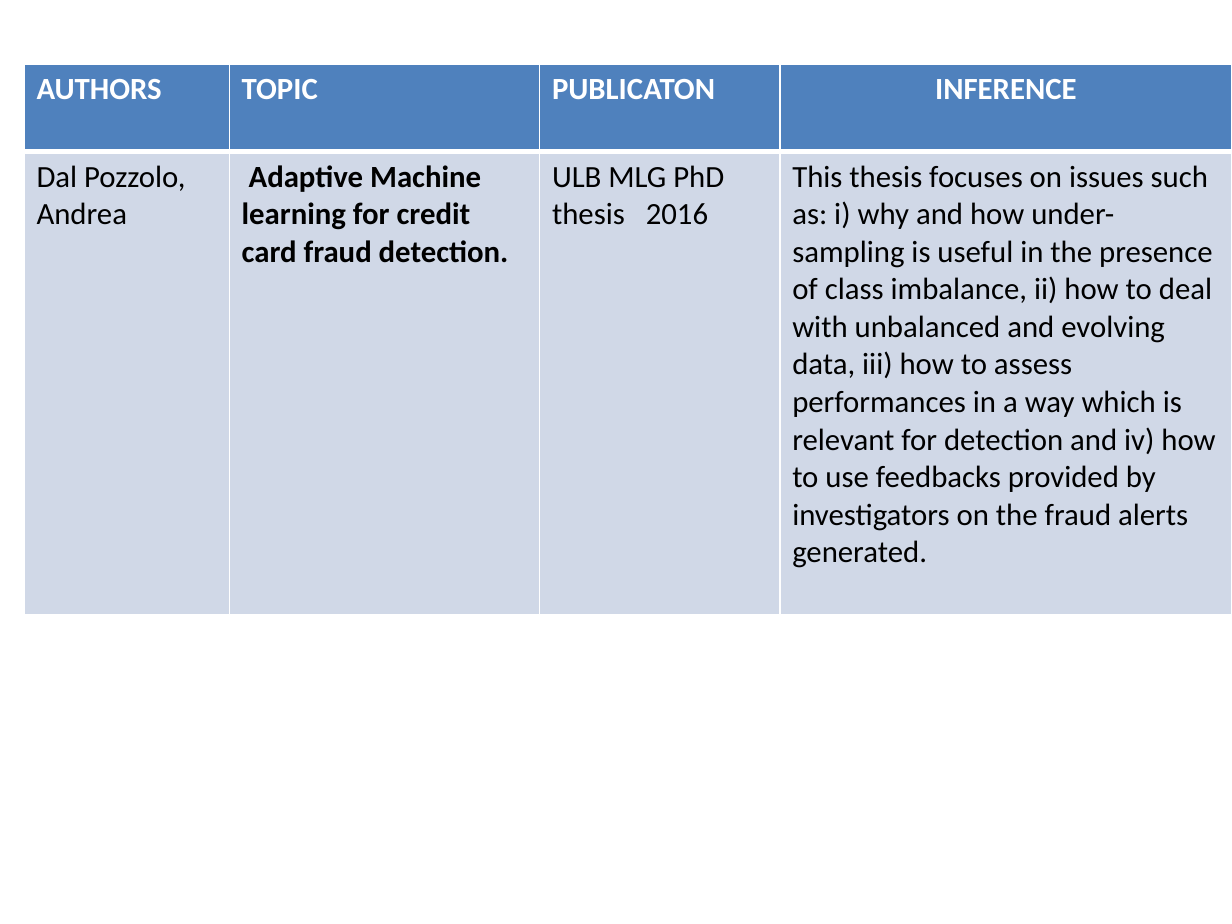
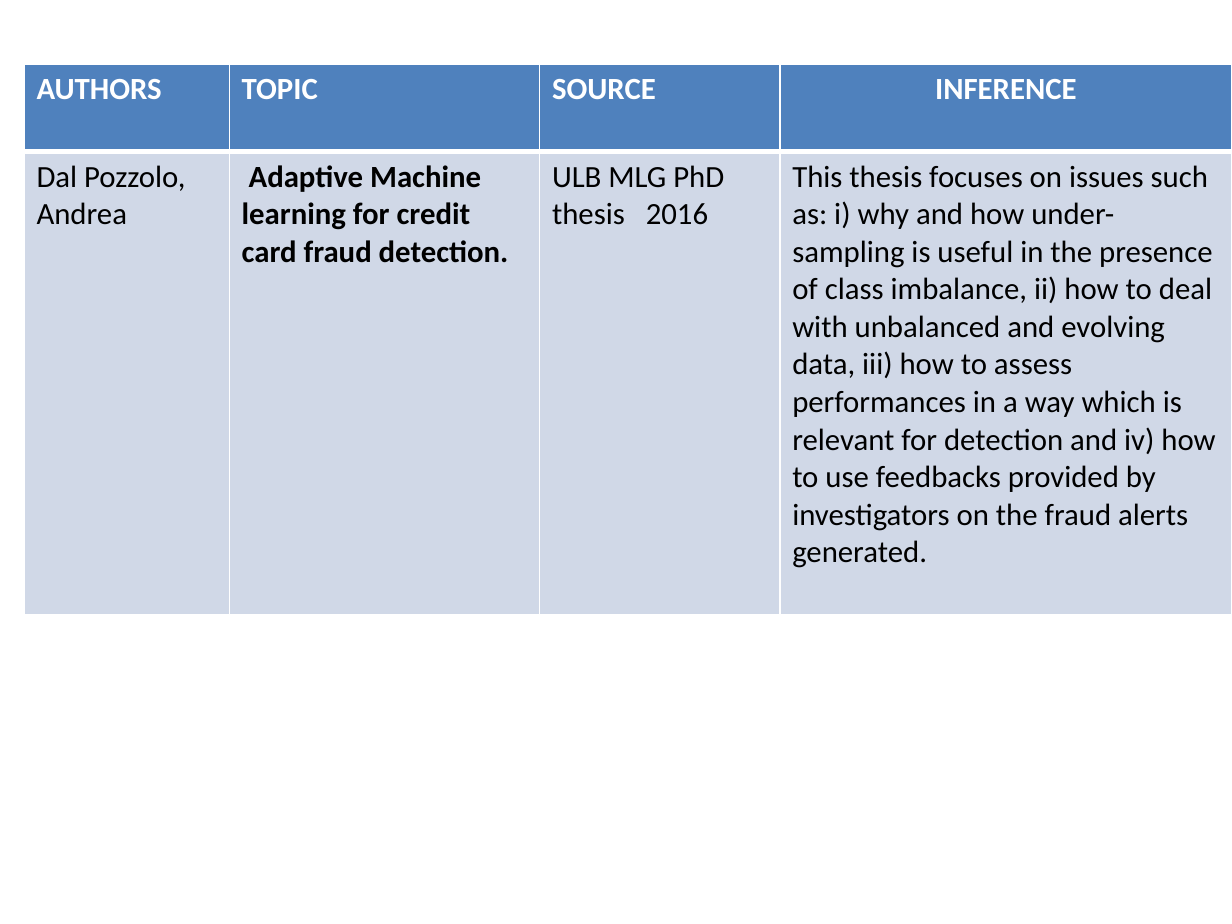
Before and after one commit to aaskumar5/Predicting-online-transaction-frauds-using-ML, a slide deck: slide 8 of FYP 2019 - 2020_review1.pptx. Drawn at 1232x924 pixels with LibreOffice and Linux fonts; fonts in the diff are those of the drawing. Boxes give left, top, right and bottom in pixels: in the first picture for what was removed or moved away, otherwise in the second. Text is boxed around its words. In the diff, an @@ line names an element or a change of style, - is before the commit and + after.

```diff
--- a/FYP 2019 - 2020_review1.pptx
+++ b/FYP 2019 - 2020_review1.pptx
@@ table at (25, 64, 1232, 607) @@
-row 1, column 3: PUBLICATON
+row 1, column 3: SOURCE
```
Also in this commit, not shown: 4 other slides changed, 2 slides added.
